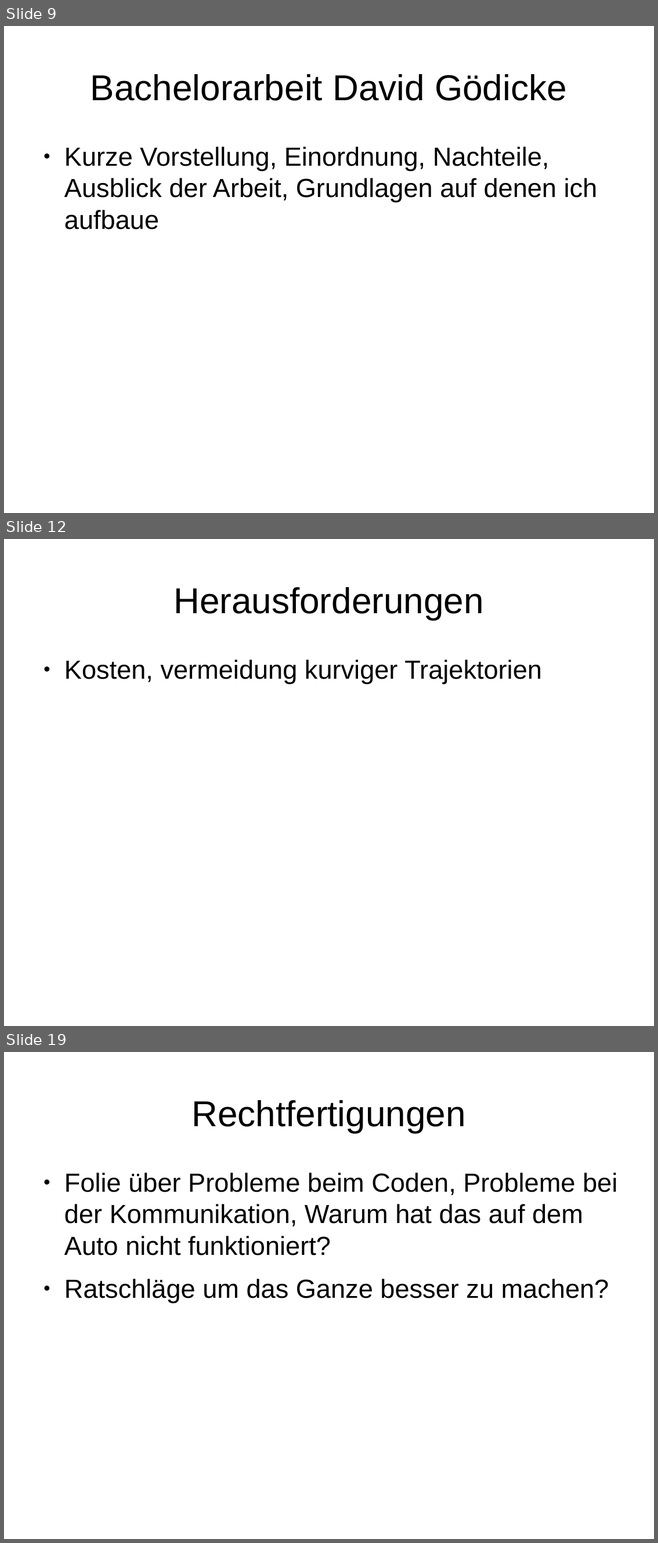
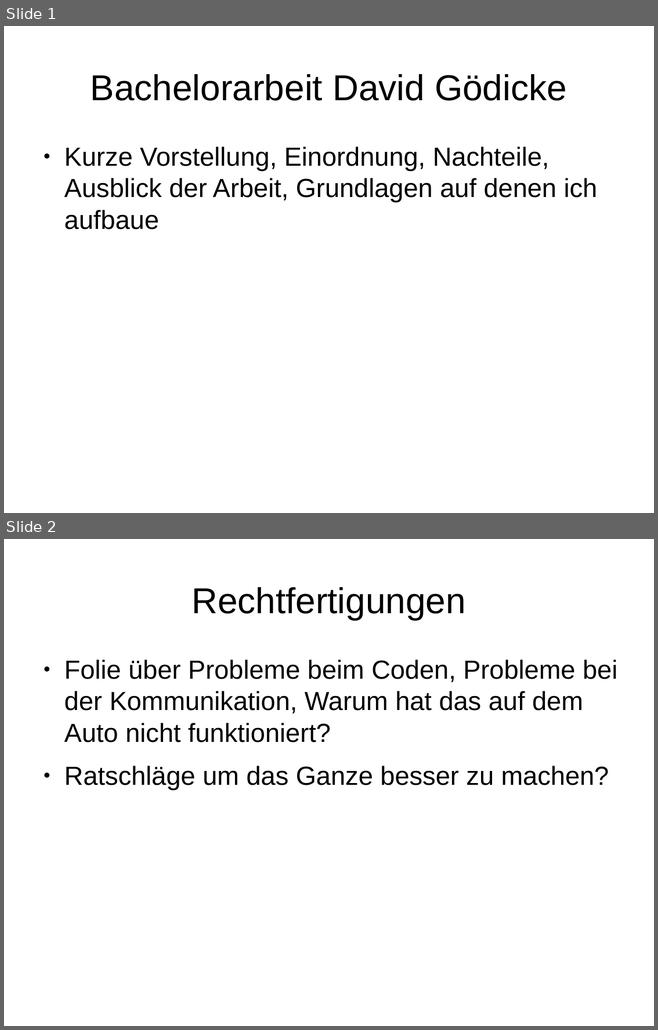
Before and after one commit to bernd96/Bachelorarbeit, a slide deck: Verteidigung/RRT_STAR_Presentation2.odp. Shown one above the other, each under a label of ours: slides 9, 12 and 19 before the commit, slides 1 and 2 after it; the slides between them are not shown. The pictures are 658x1543 and 658x1030 pixels, drawn with LibreOffice and Linux fonts; fonts in the diff are those of the drawing. Boxes give left, top, right and bottom in pixels: in the first picture for what was removed or moved away, otherwise in the second. Text is boxed around its words. In the diff, an @@ line names an element or a change of style, - is before the commit and + after.

```diff
--- a/Verteidigung/RRT_STAR_Presentation2.odp
+++ b/Verteidigung/RRT_STAR_Presentation2.odp
@@ slide 12 removed at (4,539,654,1026), background #FFFFFF @@
@@ title removed at (173,587,484,620) @@
-Herausforderungen
@@ text removed at (64,660,542,684) @@
-● Kosten, vermeidung kurviger Trajektorien
@@ what was slide 9 is now slide 1 @@
@@ what was slide 19 is now slide 2 @@
```
Also in this commit, not shown: 17 other slides removed, 24 other files.
